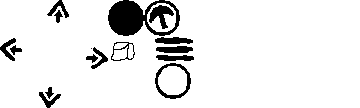
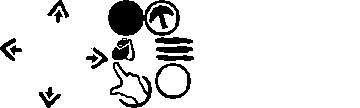
Layered file, before and after one edit (w=360, h=108). Changes by layer:
painted on "Background" (1st of 2) over [left=110, top=38, right=152, bottom=108]
added layer "Background" (2nd of 2) over [left=110, top=38, right=152, bottom=108]
